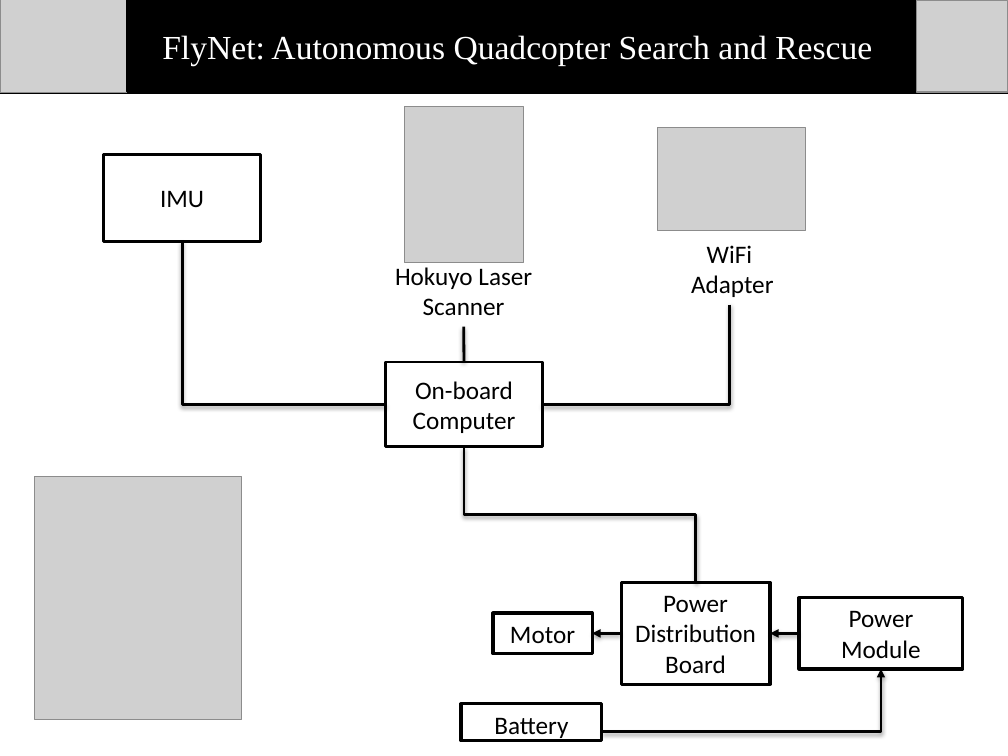
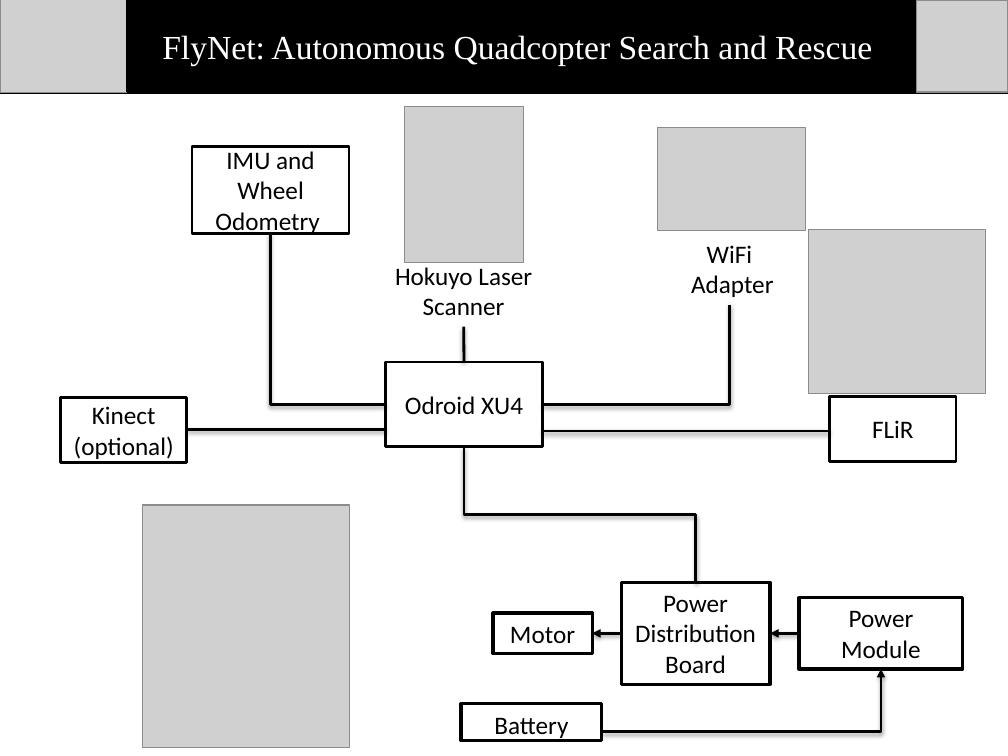
Before and after one commit to dtbinh/FlyNet, a slide deck: slide 7 of Presentations/CDR_Fall_2015/Individual_Slides/Prashant/Final_Presentation.pptx. Drawn at 1008x756 pixels with LibreOffice and Linux fonts; fonts in the diff are those of the drawing; grey boxes stand for pictures. Boxes give left, top, right and bottom in pixels: in the first picture for what was removed or moved away, otherwise in the second. Text is boxed around its words. In the diff, an @@ line names an element or a change of style, - is before the commit and + after.

```diff
--- a/Presentations/CDR_Fall_2015/Individual_Slides/Prashant/Final_Presentation.pptx
+++ b/Presentations/CDR_Fall_2015/Individual_Slides/Prashant/Final_Presentation.pptx
@@ rectangle "IMU and Wheel Odometry": place and size @@
-rectangle "IMU and Wheel Odometry" at [104, 154, 261, 241]
+rectangle "IMU and Wheel Odometry" at [193, 146, 350, 233]
@@ text in rectangle at [215, 151, 319, 236]: text changed @@
-IMU
+IMU and Wheel Odometry
@@ elbow line moved from (182, 241) - (385, 404) to (270, 233) - (385, 404) @@
@@ picture added at [808, 230, 986, 394] @@
@@ rectangle added at [60, 397, 186, 463], fill #FFFFFF, outline #000000 2 pt, 18 pt, text #000000 @@
+Kinect
+(optional)
@@ text in rectangle at [405, 396, 523, 414]: text changed @@
-On-board Computer
+Odroid XU4
@@ rectangle added at [830, 396, 956, 462], fill #FFFFFF, outline #000000 2 pt, 18 pt, text #000000 @@
+FLiR
@@ line added from (385, 429) to (186, 429), #000000 2 pt @@
@@ line added from (830, 431) to (542, 431), #000000 2 pt @@
@@ picture: place and size @@
-picture at [34, 477, 241, 720]
+picture at [142, 505, 349, 748]
```
Also in this commit, not shown: 3 other slides changed, 1 slide removed.
